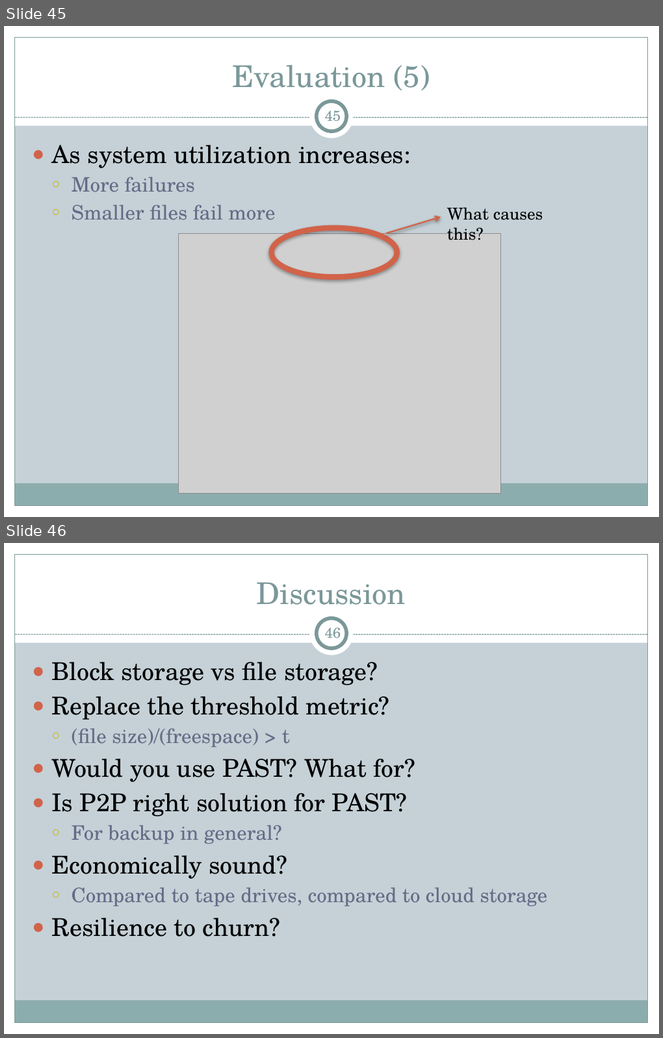
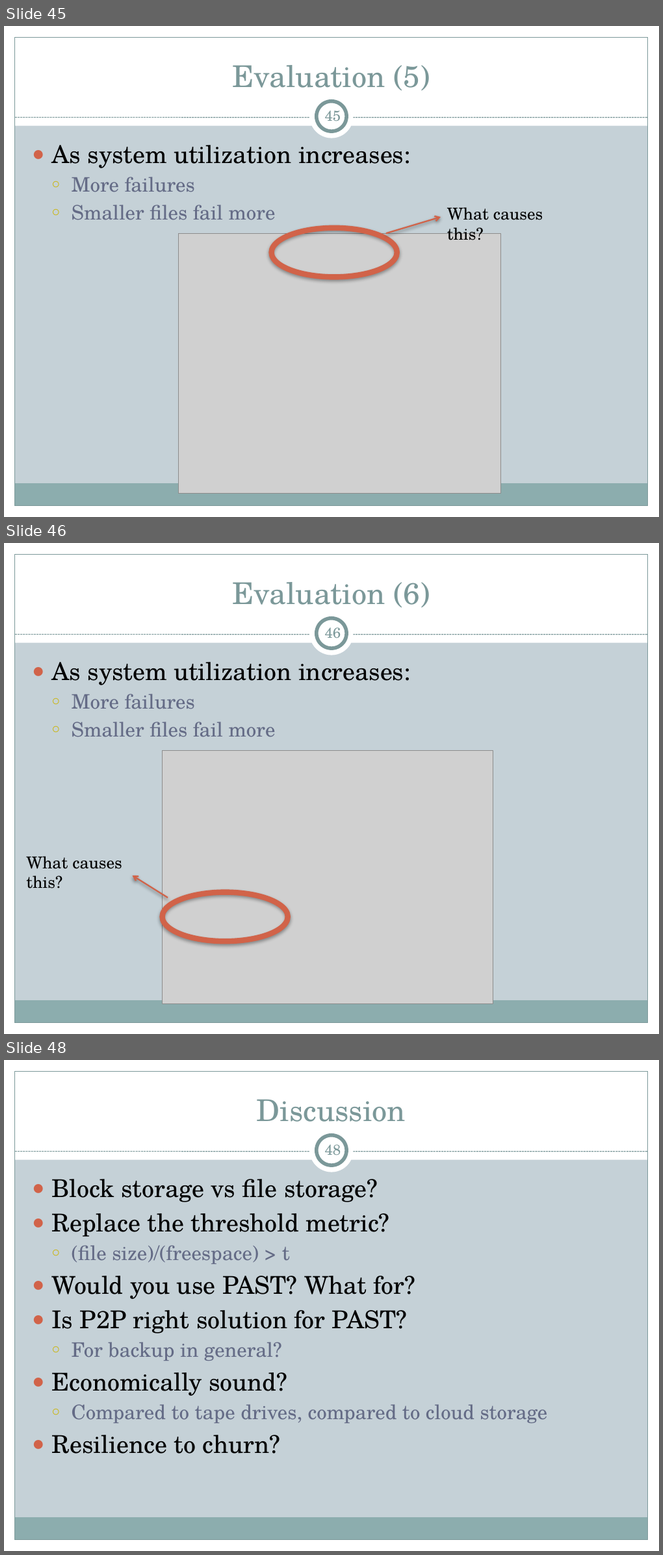
Before and after one commit to cs525-koala/documents, a slide deck: p2p/P2P Apps.pptx. Shown one above the other, each under a label of ours: slides 45 and 46 before the commit, slides 45, 46 and 48 after it; the slides between them are not shown. The pictures are 663x1038 and 663x1555 pixels, drawn with LibreOffice and Linux fonts; fonts in the diff are those of the drawing; grey boxes stand for pictures. Boxes give left, top, right and bottom in pixels: in the first picture for what was removed or moved away, otherwise in the second. Text is boxed around its words. In the diff, an @@ line names an element or a change of style, - is before the commit and + after.

Commit message:
presentation: finish evaluation, PAST tenatively done.

```diff
--- a/p2p/P2P Apps.pptx
+++ b/p2p/P2P Apps.pptx
@@ slide 46 added at (x1=4, y1=543, x2=659, y2=1034), background #C5D1D7; not listed: 9 template elements that a slide beside it also shows @@
@@ title added at (x1=232, y1=582, x2=430, y2=608), 33 pt, text #7C999A @@
+Evaluation (6)
@@ page number added at (x1=325, y1=624, x2=341, y2=638), 16 pt, text #7C999A @@
+46
@@ text added at (x1=51, y1=662, x2=411, y2=737), 22 pt, text #646B86 @@
+● As system utilization increases:
+  ○ More failures
+  ○ Smaller files fail more
@@ picture added at (x1=163, y1=751, x2=493, y2=1005) @@
@@ text added at (x1=26, y1=856, x2=122, y2=889), 18 pt, text #000000 @@
+What causes this?
@@ arrow added from (168, 898) to (133, 876), #D16349 1.57 pt @@
@@ ellipse added at (x1=163, y1=892, x2=288, y2=941), outline #D16349 6 pt @@
@@ what was slide 46 is now slide 48 @@
@@ page number at (x1=325, y1=1141, x2=341, y2=1155): text changed @@
-46
+48
```
Also in this commit, not shown: 1 other slide added.
